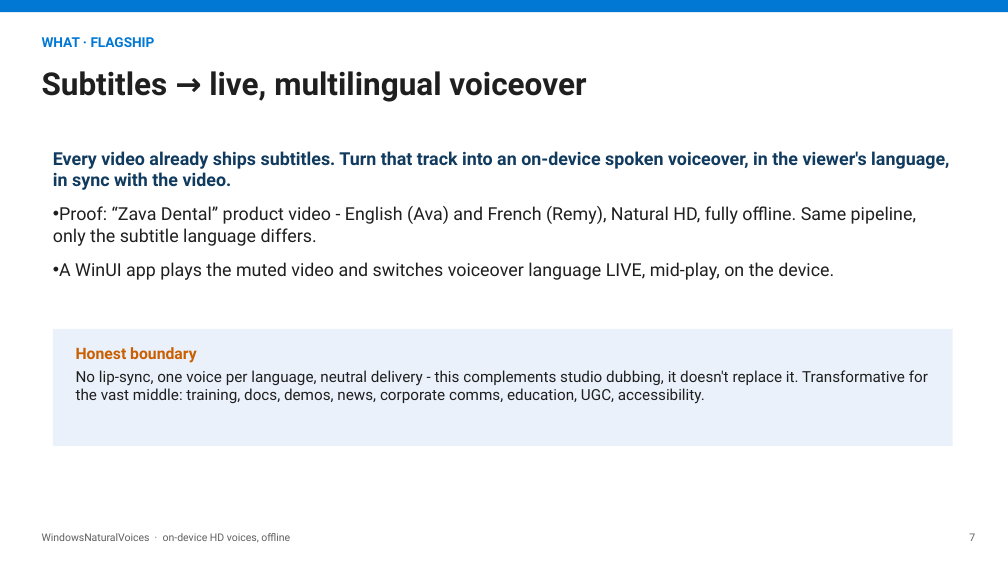
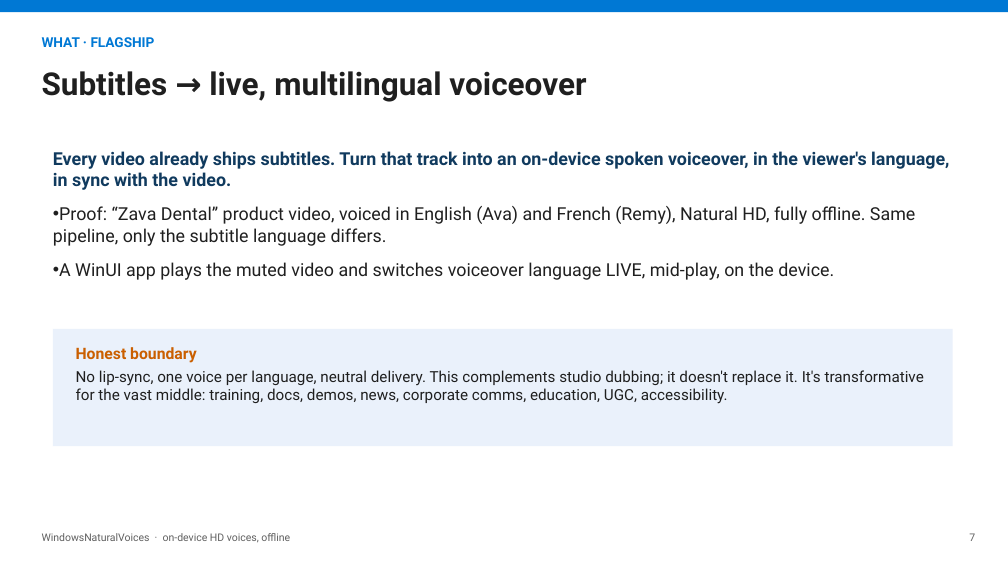
Before and after one commit to aclinick/claros, a slide deck: slide 7 of docs/pitch/live-voiceover.pptx. Drawn at 1008x567 pixels with LibreOffice and Linux fonts; fonts in the diff are those of the drawing. Boxes give left, top, right and bottom in pixels: in the first picture for what was removed or moved away, otherwise in the second. Text is boxed around its words. In the diff, an @@ line names an element or a change of style, - is before the commit and + after.

```diff
--- a/docs/pitch/live-voiceover.pptx
+++ b/docs/pitch/live-voiceover.pptx
@@ text at [53,206,915,246]: text changed @@
-• Proof: “Zava Dental” product video - English (Ava) and French (Remy), Natural HD, fully offline. Same pipeline, only the subtitle language differs.
+• Proof: “Zava Dental” product video, voiced in English (Ava) and French (Remy), Natural HD, fully offline. Same pipeline, only the subtitle language differs.
@@ text at [76,370,924,404]: text changed @@
-No lip-sync, one voice per language, neutral delivery - this complements studio dubbing, it doesn't replace it. Transformative for the vast middle: training, docs, demos, news, corporate comms, education, UGC, accessibility.
+No lip-sync, one voice per language, neutral delivery. This complements studio dubbing; it doesn't replace it. It's transformative for the vast middle: training, docs, demos, news, corporate comms, education, UGC, accessibility.
```
Also in this commit, not shown: 13 other slides changed, 10 other files.
